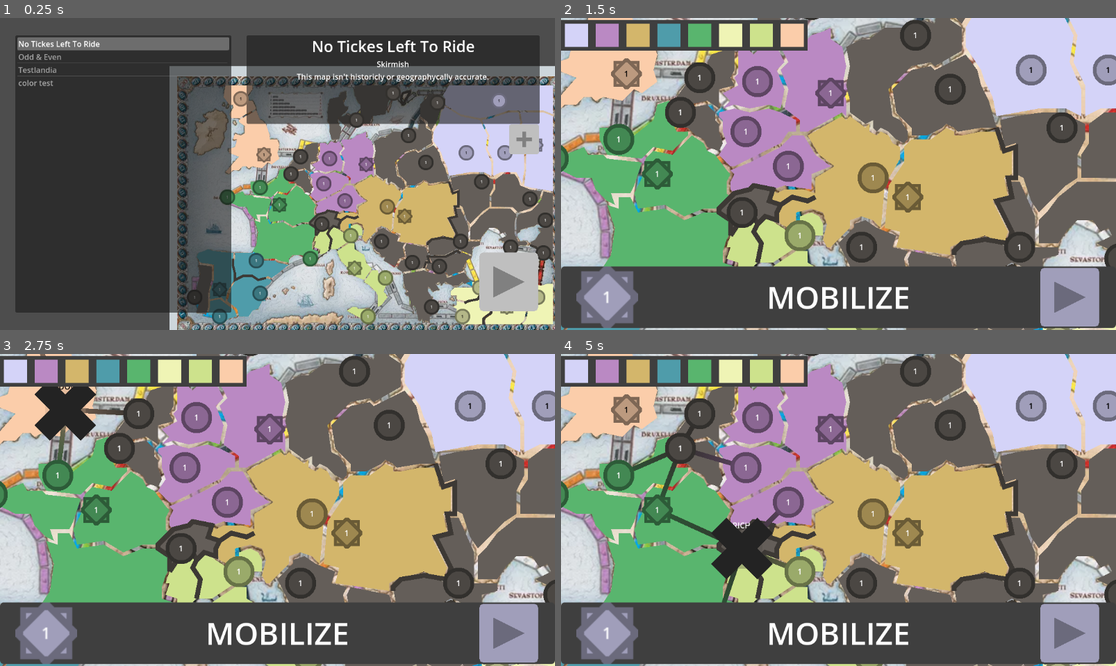
Above: before the commit, frames 1-4 (two rows, left to right).
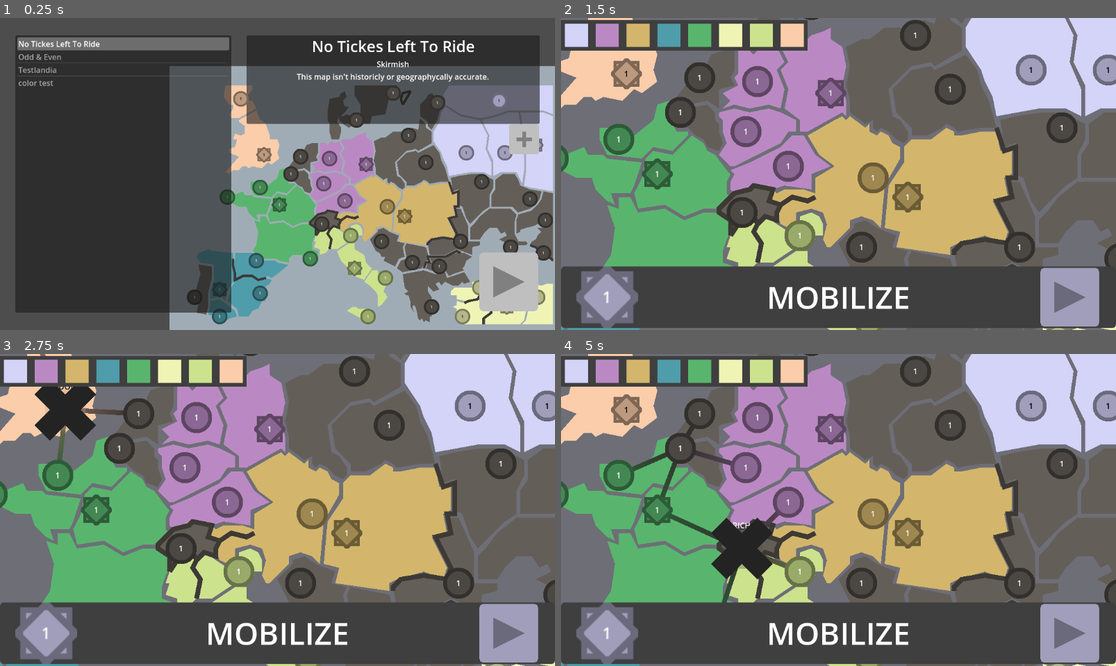
Above: after the commit, the same moments.

Repository: Tab-e-n/tabin_regions
Game: Godot game, scene res://setup_scene.tscn
The game is run twice, just before and just after one commit, with the same random seed, the same clock (stepped at 60 frames per second) and the same inputs.
Inputs (mouse positions are in pixels of both pictures, inside the frame that each line leads up to):
- Up to frame 1 (0.25 s): no input
- Up to frame 2 (1.5 s): click (1071, 283) at 0.5 s; click (1071, 298) at 1.25 s
- Up to frame 3 (2.75 s): click "1" at 2 s
- Up to frame 4 (5 s): click "1" at 2.75 s; click "1" at 3.5 s; click "1" at 4.25 s

The runs differ from the first frame. In frame 1, 14% of the frame differs, in the area x 30-100%, y 15-100%; in frame 2, 14%, in the area x 0-100%, y 0-100%; in frame 3, 14%; in frame 4, 14%.

Commit message:
Ticket map ready to balance

Diff:
--- a/GameControl.gd
+++ b/GameControl.gd
@@ -13,6 +13,7 @@
 	var packed_map : PackedScene = load("res://Maps/" + map)
 	region_control = packed_map.instantiate()
 	add_child(region_control)
+	move_child(region_control, 1)
 
 func _process(delta):
 	pass
--- a/Maps/No_Tickes_Left_To_Ride.tscn
+++ b/Maps/No_Tickes_Left_To_Ride.tscn
@@ -121,7 +121,7 @@
 "
 
 [node name="Node2D" type="Polygon2D"]
-color = Color(0.807843, 0.839216, 0.858824, 1)
+color = Color(0.627451, 0.678431, 0.709804, 1)
 polygon = PackedVector2Array(-832, -576, 832, -576, 832, 576, -832, 576)
 script = ExtResource("1_ogcds")
 lore = "This map isn't historicly or geographycally accurate."
@@ -134,6 +134,7 @@
 align_color = [Color(0.392157, 0.372549, 0.34902, 1), Color(0.984314, 0.803922, 0.666667, 1), Color(0.827451, 0.713726, …(294 unchanged characters)…
 
 [node name="Pic70732" type="Sprite2D" parent="."]
+visible = false
 scale = Vector2(2, 2)
 texture = ExtResource("2_2baaa")
 
